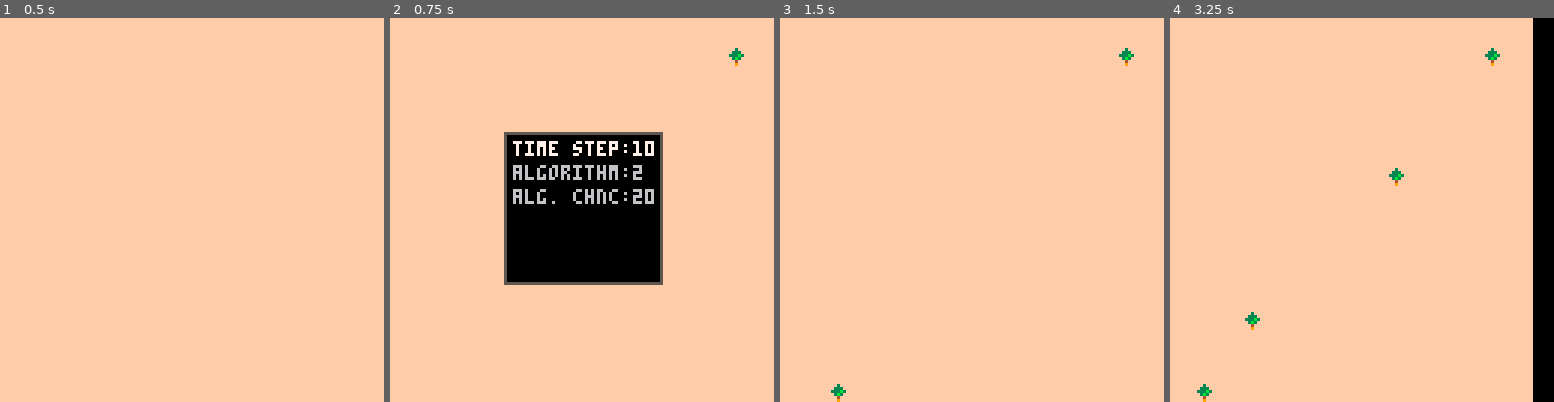
Above: before the commit, frames 1-4 (left to right).
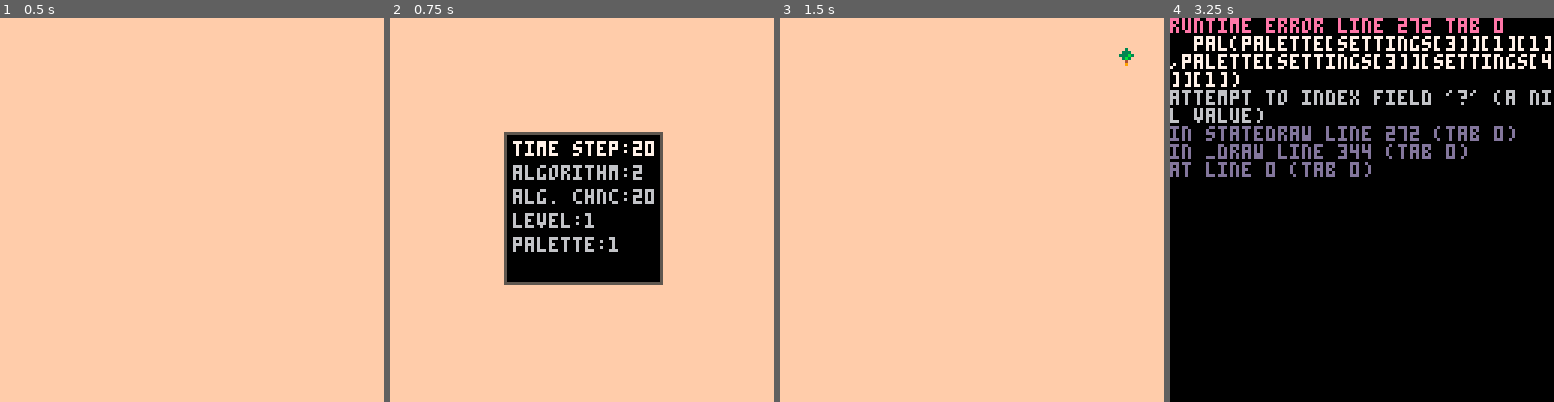
Above: after the commit, the same moments.

Repository: arnodick/castle
Game: PICO-8 cartridge forestfire.p8
Same seed, same stepped clock (60 frames per second), same inputs: the game is played once before the commit and once after it.
Inputs:
- Up to frame 1 (0.5 s): tap X (X key) at 0.33 s
- Up to frame 2 (0.75 s): tap O (Z key) at 0.7 s
- Up to frame 3 (1.5 s): tap X (X key) at 1.07 s
- Up to frame 4 (3.25 s): hold Right 1.6-2.1 s; tap O (Z key) every 0.4 s from 1.7 to 2.9 s; tap X (X key) at 1.85, 2.97 s; hold Up 2.15-2.42 s; hold Right 2.47-3.03 s; hold Left from 3.08 s (still down)

Frame 1 is identical in both runs. In frame 2, 0.9% of the frame differs, in the area x 32-93%, y 7-61%; in frame 3, less than 0.1%; in frame 4, 95%, in the area x 0-100%, y 0-100%.
Error after the commit: runtime error line 272 tab 0; pal(palette[settings[3]][1][1],palette[settings[3]][settings[4]][1]); attempt to index field '?' (a nil value)

Commit message:
fucking SWEET level and palette stuff

Diff:
--- a/forestfire.p8
+++ b/forestfire.p8
@@ -100,6 +100,10 @@
 		elseif btnp(1) then settings[m.sel]+=ms
 		end
 		settings[m.sel]=clampoverflow(settings[m.sel],0,1000)
+		if m.sel==3 then
+			reload(1*32,(1+settings[3]*16)*32,440)
+			pal()
+		end
 	end
 	if btnp(4) then
 		if m.t==1 then
@@ -188,19 +192,46 @@
 function state_i(s)
 	timer=0
 	cam[1]=0 cam[2]=0
+
+	levels={}
+	palette={}
+	for a=1,4 do
+		levels[a]={}
+		palette[a]={}
+		palette[a][1]={}
+		palette[a][2]={}
+	end
+	levels[1].c=15
+	levels[2].c=7
+	levels[3].c=0
+	levels[4].c=1
+
+	palette[1][1]={3,11}
+	palette[1][2]={9,10}
+	palette[2][1]={3,11}
+	palette[2][2]={6,3}
+	palette[3][1]={7,8}
+	palette[3][2]={3,11}
+	palette[4][1]={3,11}
+	palette[4][2]={2,14}
+
 	settings={}
-	settings[0]=10--timestep
+	settings[0]=20--timestep
 	settings[1]=2--generation algs
 	--0: random(?)
 	--1: ?(8 direction)
 	--2: cardinal automata
 	--3: corners
 	settings[2]=20--alg chance
+	settings[3]=1--level
+	settings[4]=1--pallette
 
 	stitles={}
 	stitles[0]="time step:"
 	stitles[1]="algorithm:"
 	stitles[2]="alg. chnc:"
+	stitles[3]="level:"
+	stitles[4]="palette:"
 
 	probs={}
 	probs[0]=2
@@ -241,8 +272,13 @@
 		drawtitle()
 	end
 	if s==2 then
-		rectfill(0,0,screenw,screenh,15)
+		pal(palette[settings[3]][1][1],palette[settings[3]][settings[4]][1])
+		pal(palette[settings[3]][1][2],palette[settings[3]][settings[4]][2])
+--		pal(7,3)
+--		pal(8,11)
+		rectfill(0,0,screenw,screenh,levels[settings[3]].c)
 		map(0,0,0,0,mapw,maph)
+--		rect    (0,0,screenw-1,screenh-1,7)
 		foreach(menus,drawmenu)
 		if debug then
 			for a=1,#debug_l do
@@ -274,12 +310,15 @@
 				makemenu(1,38,38,52,50,3)
 --				makemenu(1,5,6,52,50,3)--64x64 mode
 				sendtomenu(menus[1],settings)
+
 --				pal(3,rndint(15))
 --				pal(4,rndint(15))
 --				pal(9,rndint(15))
 --				pal(11,rndint(15))
 			end
 			if btnp(5) then
+--				reload(0x2000,0x2000,0x1000)--load from map
+--				reload(0x0000,0x0000,0x00f0)
 				makemenu(2,38,38,52,50,3)
 --				makemenu(2,5,6,52,50,3)--64x64 mode
 				sendtomenu(menus[1],probs)
Not shown, changed: 47 lines of the sprite sheet (__gfx__) section of forestfire.p8
